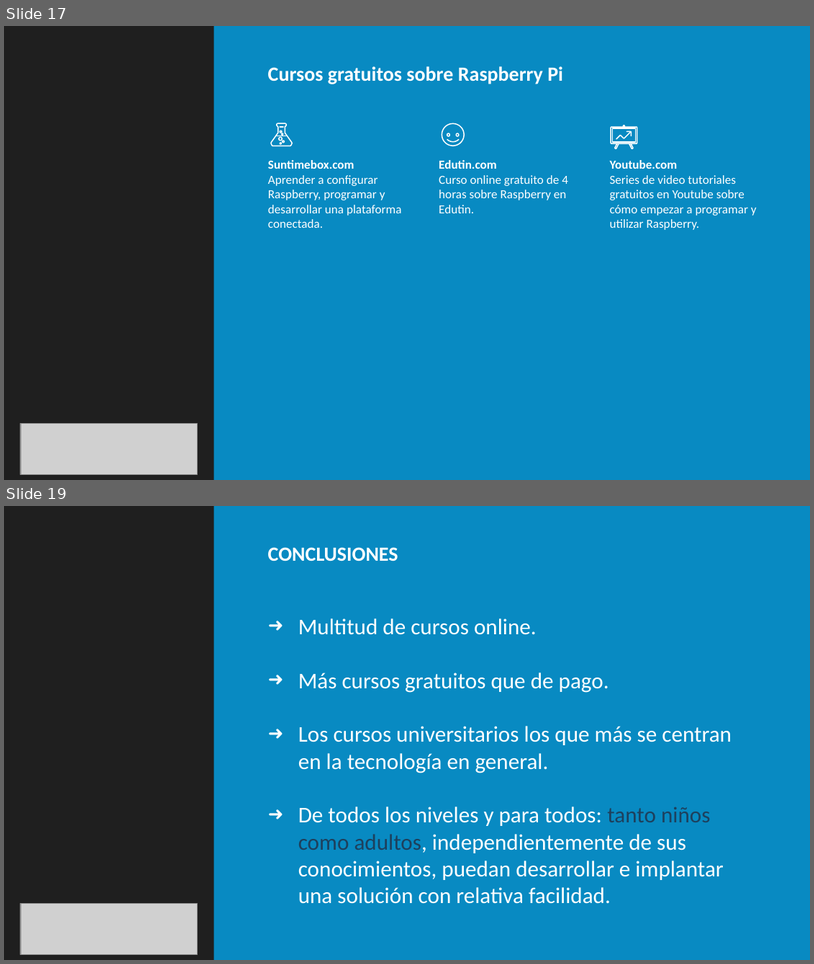
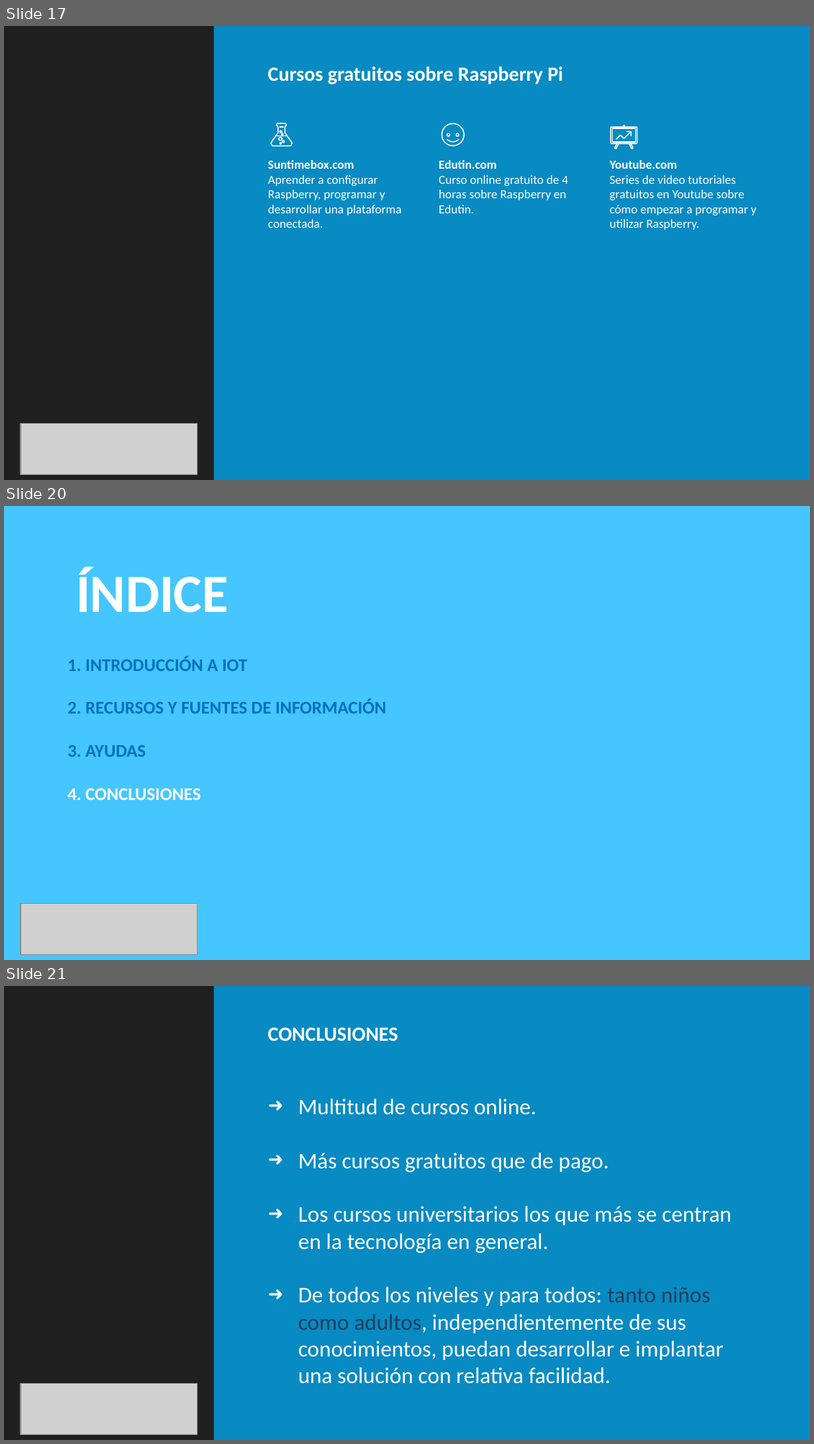
Before and after one commit to dmoreno19949/DTE_TG_ARDUINO_RAPSBERRY, a slide deck: TG1/TG1_sync1.david.pptx. Shown one above the other, each under a label of ours: slides 17 and 19 before the commit, slides 17, 20 and 21 after it; the slides between them are not shown. The pictures are 814x964 and 814x1444 pixels, drawn with LibreOffice and Linux fonts; fonts in the diff are those of the drawing; grey boxes stand for pictures; background and template pictures are left out; a plain dark background stands for a picture behind light text. Boxes give left, top, right and bottom in pixels: in the first picture for what was removed or moved away, otherwise in the second. Text is boxed around its words. In the diff, an @@ line names an element or a change of style, - is before the commit and + after.

```diff
--- a/TG1/TG1_sync1.david.pptx
+++ b/TG1/TG1_sync1.david.pptx
@@ slide 20 added at [4,506,810,960], background picture (left out) @@
@@ rectangle added at [4,506,810,959], fill #00B2FF at 73% opacity @@
@@ title added at [76,567,229,613], 48 pt, text #FFFFFF, bold @@
+ÍNDICE
@@ subtitle added at [67,656,386,800], 16 pt, text #0070C0, bold @@
+1. INTRODUCCIÓN A IOT
+2. RECURSOS Y FUENTES DE INFORMACIÓN
+3. AYUDAS
+4. CONCLUSIONES
@@ picture added at [21,903,198,955] @@
@@ what was slide 19 is now slide 21 @@
```
Also in this commit, not shown: 4 slides changed, 1 other slide added.
